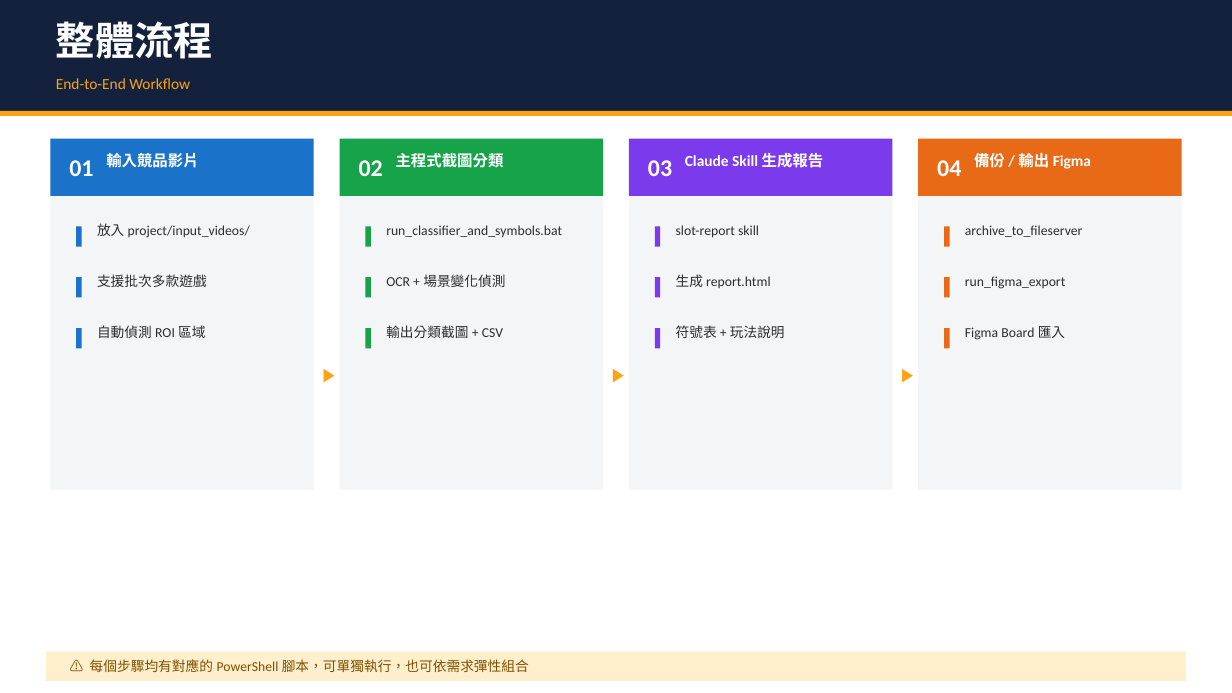
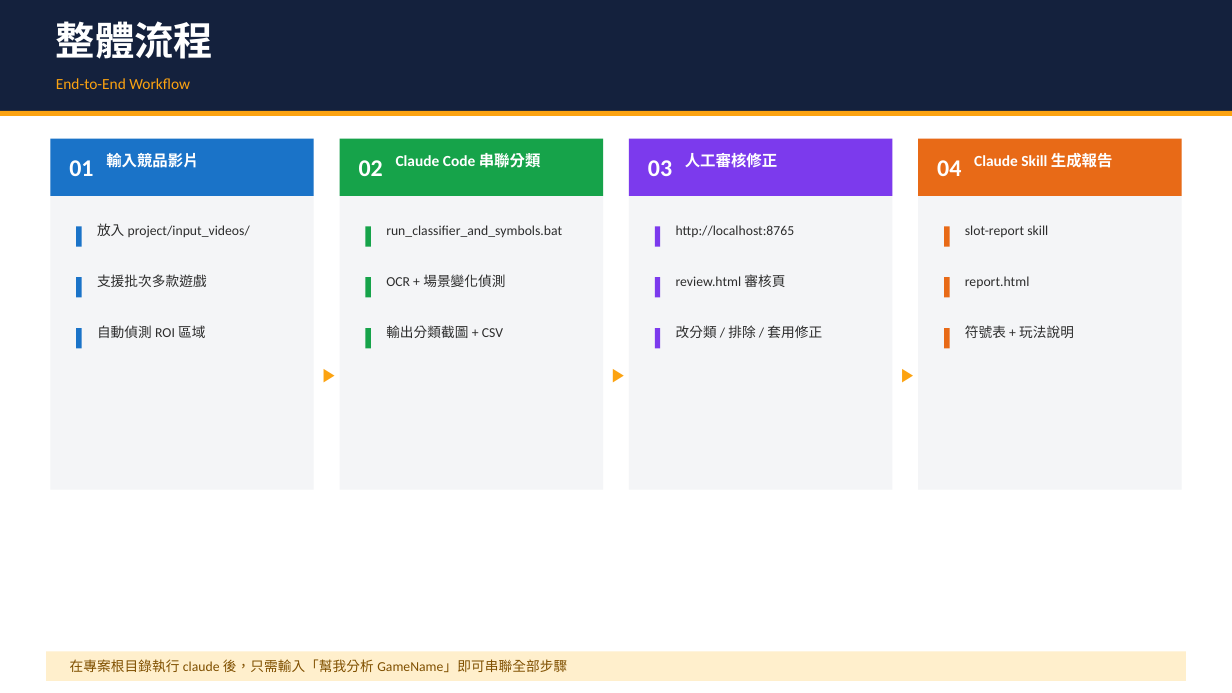
Before and after one commit to Ashley860511/slot-classifier, a slide deck: slide 4 of docs/slot_classifier_share.pptx. Drawn at 1232x693 pixels with LibreOffice and Linux fonts; fonts in the diff are those of the drawing. Boxes give left, top, right and bottom in pixels: in the first picture for what was removed or moved away, otherwise in the second. Text is boxed around its words. In the diff, an @@ line names an element or a change of style, - is before the commit and + after.

```diff
--- a/docs/slot_classifier_share.pptx
+++ b/docs/slot_classifier_share.pptx
@@ text at box(396, 153, 541, 168): text changed @@
-主程式截圖分類
+Claude Code 串聯分類
@@ text at box(685, 153, 777, 168): text changed @@
-Claude Skill 生成報告
+人工審核修正
@@ text at box(974, 153, 1113, 168): text changed @@
-備份 / 輸出 Figma
+Claude Skill 生成報告
@@ text at box(676, 225, 795, 237): text changed @@
-slot-report skill
+http://localhost:8765
@@ text at box(965, 225, 1048, 237): text changed @@
-archive_to_fileserver
+slot-report skill
@@ text at box(676, 274, 785, 287): text changed @@
-生成 report.html
+review.html 審核頁
@@ text at box(965, 276, 1029, 288): text changed @@
-run_figma_export
+report.html
@@ text at box(676, 325, 822, 338): text changed @@
-符號表 + 玩法說明
+改分類 / 排除 / 套用修正
@@ text at box(965, 325, 1074, 338): text changed @@
-Figma Board 匯入
+符號表 + 玩法說明
@@ text at box(70, 659, 567, 672): text changed @@
-⚠ 每個步驟均有對應的 PowerShell 腳本，可單獨執行，也可依需求彈性組合
+在專案根目錄執行 claude 後，只需輸入「幫我分析 GameName」即可串聯全部步驟
```
Also in this commit, not shown: 10 other slides changed, 1 slide added, 1 slide removed.
